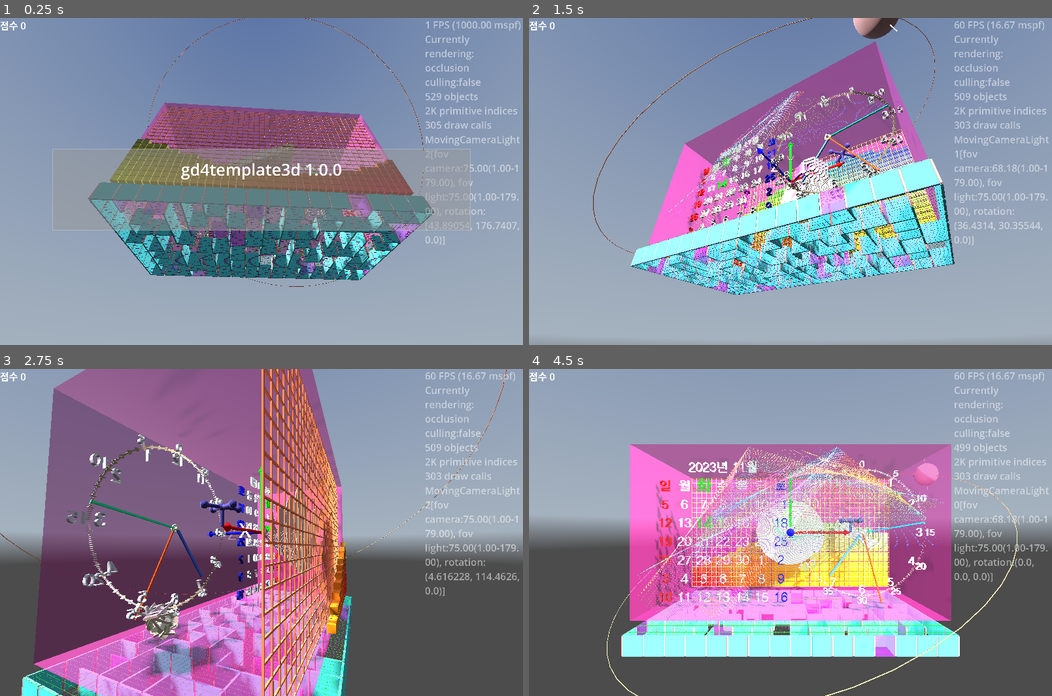
Above: before the commit, frames 1-4 (two rows, left to right).
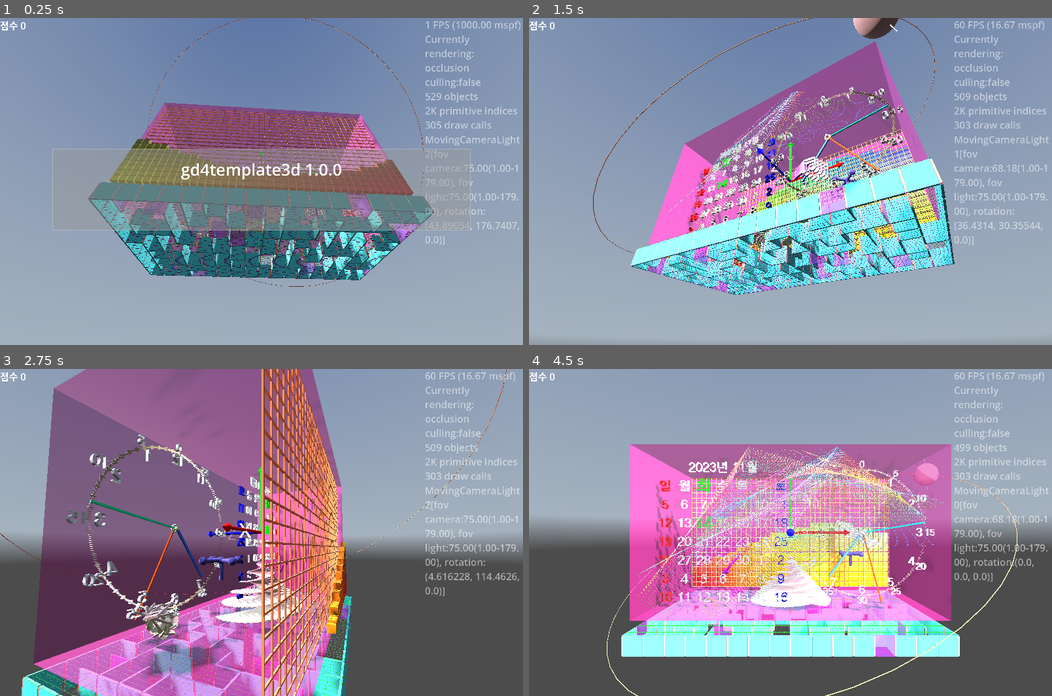
Above: after the commit, the same moments.

Repository: kasworld/gd4template3d
Game: Godot game, scene res://main.tscn
Two runs of this game, one before a commit and one after it. Both use one fixed random seed, a clock stepped at 60 frames per second and the inputs below. A sky picture missing from this copy of the repository is replaced by a grey-blue gradient.
Inputs (mouse positions are in pixels of both pictures, inside the frame that each line leads up to):
- Up to frame 1 (0.25 s): no input
- Up to frame 2 (1.5 s): tap Enter at 0.5, 0.6 s; move the mouse to (905, 165) at 0.52 s; click (905, 165) at 0.67 s; move the mouse to (685, 197) at 1.27 s; tap Delete at 1.35 s; click (685, 197) at 1.42 s
- Up to frame 3 (2.75 s): move the mouse to (313, 460) at 2.02 s; tap Enter at 2.1 s; click (313, 460) at 2.17 s
- Up to frame 4 (4.5 s): move the mouse to (764, 597) at 2.77 s; tap Delete at 2.85, 4.35 s; click (764, 597) at 2.92 s; move the mouse to (947, 581) at 3.52 s; tap Enter at 3.6 s; click (947, 581) at 3.67 s; move the mouse to (633, 483) at 4.27 s; click (633, 483) at 4.42 s

The runs differ from the first frame. In frame 1, 0.5% of the frame differs, in the area x 33-74%, y 34-72%; in frame 2, 1.3%; in frame 3, 3.2%; in frame 4, 3.5%, in the area x 30-64%, y 40-80%.

Commit message:
change pos rot

Diff:
--- a/main.gd
+++ b/main.gd
@@ -125,11 +125,11 @@
 
 func arrow3d_demo() -> void:
 	$Arrow3D.set_color(random_color()).set_size(5,0.2,0.6)
-	$Arrow3D.position = Vector3(-WorldSize.x/4, 0, 0)
+	$Arrow3D.position = Vector3(-WorldSize.x/4, -WorldSize.y/4, 0)
 
 func valvehandle_demo() -> void:
 	$ValveHandle.init(2,2,4, random_color())
-	$ValveHandle.position = Vector3(WorldSize.x/4, 0, 0)
+	$ValveHandle.position = Vector3(WorldSize.x/4, -WorldSize.y/4, 0)
 
 func line2d_demo() -> void:
 	var mesh := PlaneMesh.new()
@@ -192,8 +192,8 @@
 
 func bartree_demo() -> void:
 	var bt := make_tree(WorldSize.x/3, WorldSize.y/3)
-	bt.rotate_x(PI/2)
-	bt.position = Vector3(0,0,-WorldSize.z/2 + 3)
+	#bt.rotate_x(PI/2)
+	bt.position = Vector3(0, -WorldSize.y/2, 0 )
 	$DemoContainer.add_child(bt)
 func make_tree(tree_width :float, tree_height :float)->BarTree2:
 	var bar_width := tree_width * randf_range(0.5 , 2.0)/10
